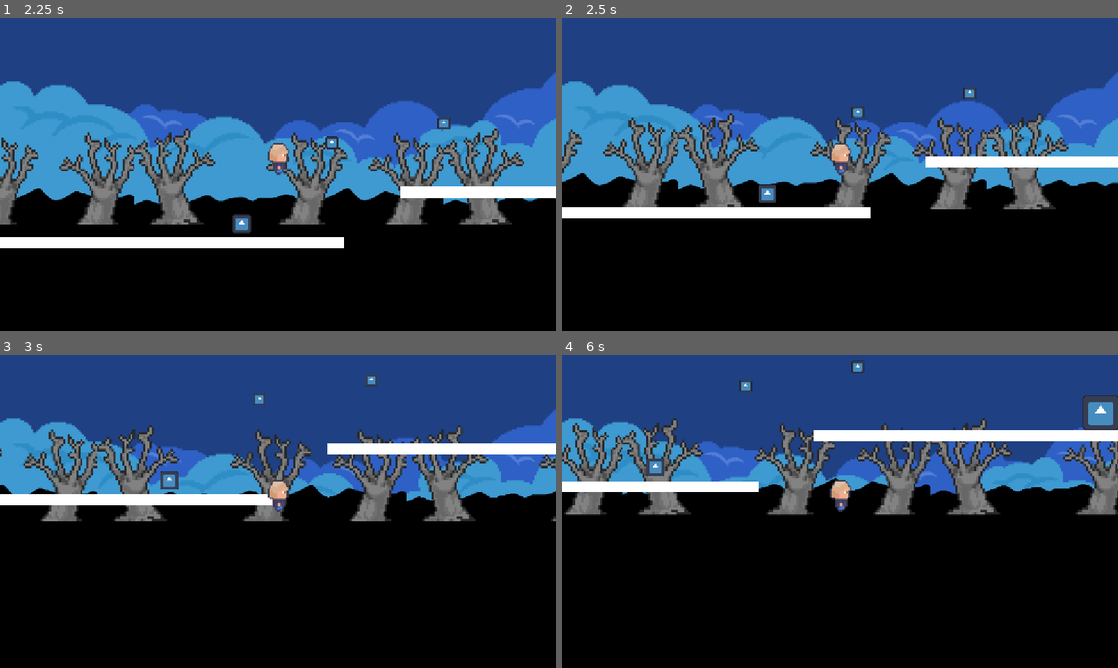
Above: before the commit, frames 1-4 (two rows, left to right).
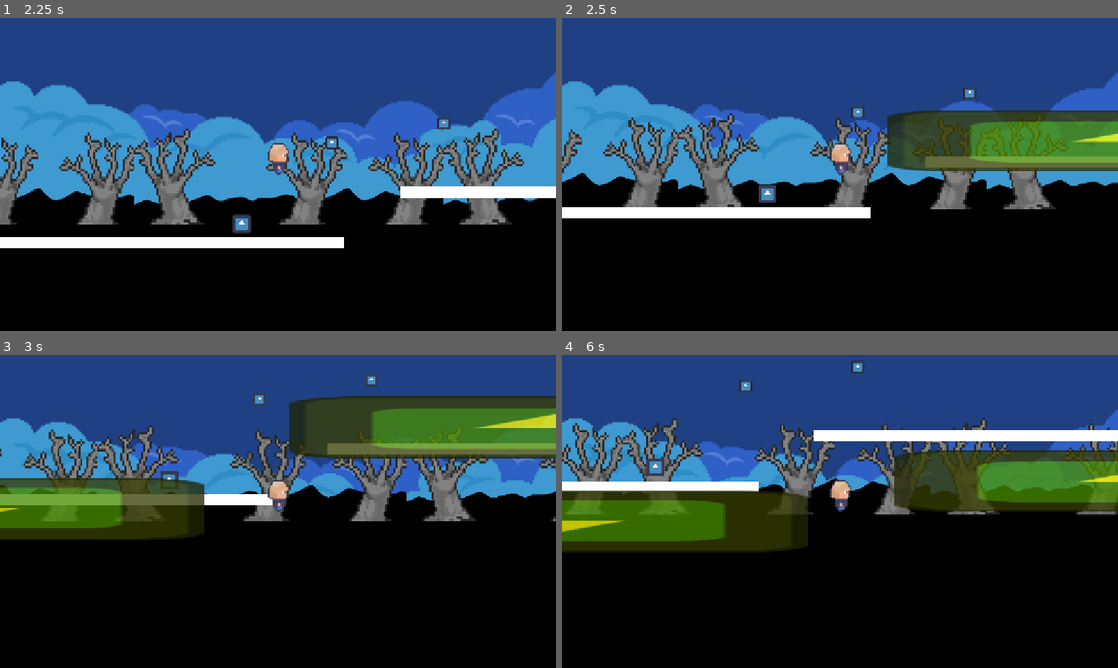
Above: after the commit, the same moments.

Repository: DeadElephant516/SakuraGrove
Game: Godot game, scene res://Scenes/main menu/main_menu.tscn
Two runs of this game, one before a commit and one after it. Both use one fixed random seed, a clock stepped at 60 frames per second and the inputs below. The engine's default icon, where the game draws it, is replaced by a stand-in: a white triangle on a blue panel in a dark square.
Inputs (mouse positions are in pixels of both pictures, inside the frame that each line leads up to):
- Up to frame 1 (2.25 s): click "Start game" at 0.5 s; move the mouse to (400, 158) at 1.27 s; hold Right mouse button (glide) 1.28-2.03 s; hold D (right) from 1.28 s (still down); tap Shift (dash) at 1.35 s; tap Space (jump) at 1.52, 1.82 s; move the mouse to (166, 190) at 2.02 s; right-click (166, 190) at 2.1 s
- Up to frame 2 (2.5 s): keep holding D (right); tap Space (jump) at 2.27 s; tap Q (sunlight_burst, bound only after the commit) at 2.3 s
- Up to frame 3 (3 s): tap Space (jump) at 2.57 s; move the mouse to (333, 442) at 2.77 s; release D (right) at 2.78 s; hold A (left) from 2.78 s (still down); tap Q (sunlight_burst, bound only after the commit) at 2.85 s
- Up to frame 4 (6 s): tap Space (jump) at 3.05, 3.6, 3.77, 4.07, 4.52, 4.82, 5.27, 5.57 s; move the mouse to (812, 574) at 3.52 s; release A (left) at 3.53 s; hold D (right) 3.53-5.03 s; tap Shift (dash) at 3.8, 4.35 s; move the mouse to (1006, 558) at 4.27 s; hold Right mouse button (glide) 4.28-5.03 s; move the mouse to (673, 464) at 5.02 s; hold A (left) 5.03-5.78 s; right-click (673, 464) at 5.1 s; tap Q (sunlight_burst, bound only after the commit) at 5.3, 5.85 s; move the mouse to (867, 511) at 5.77 s; hold D (right) from 5.78 s (still down)

Frame 1 is identical in both runs. In frame 2, 7.9% of the frame differs, in the area x 58-100%, y 29-49%; in frame 3, 17%; in frame 4, 17%, in the area x 0-100%, y 12-64%.

Commit message:
i fixed enemy ai kinda
also i made some type of lighting beem nmothign special i am gona to optimized it and make it better after playing some forntite :sob:

Diff:
--- a/Scenes/PlayerScene/player.gd
+++ b/Scenes/PlayerScene/player.gd
@@ -101,13 +101,17 @@
 	# 5. Reset jump counter when grounded
 	reset_jumps()
 
-	# 6. Update current FSM state (checks transitions & actions)
+	# 6. Check for sunlight burst input
+	if Input.is_action_just_pressed("sunlight_burst"):
+		use_sunlight_burst()
+
+	# 7. Update current FSM state (checks transitions & actions)
 	update_states(delta)
 
-	# 7. Move the character according to velocity
+	# 8. Move the character according to velocity
 	move_and_slide()
 
-	# 8. Check for enemy collisions after movement
+	# 9. Check for enemy collisions after movement
 	check_enemy_collision()
 
 # ------------------------------------------------------------------------------
@@ -407,6 +411,20 @@
 		tween.tween_property(sprite, "modulate", Color.WHITE, 0.125)
 
 # ------------------------------------------------------------------------------
+# Sunlight Burst
+# ------------------------------------------------------------------------------
+
+func use_sunlight_burst():
+	"""
+	Activates the sunlight burst beam attack.
+	Creates a beam that shoots in the direction the player is facing.
+	"""
+	var beam = preload("res://Scenes/sunlight beem/sunlight_burst.tscn").instantiate()
+	beam.global_position = global_position
+	beam.rotation = deg_to_rad(180) if direction.x < 0 else 0
+	get_tree().current_scene.add_child(beam)
+
+# ------------------------------------------------------------------------------
 # Initialization
 # ------------------------------------------------------------------------------
 
--- a/Scenes/PlayerScene/player.tscn
+++ b/Scenes/PlayerScene/player.tscn
@@ -9,6 +9,8 @@
 
 [node name="Player" type="CharacterBody2D" groups=["player"]]
 script = ExtResource("1_44xdq")
+dash_cooldown = null
+invincible_duration = null
 
 [node name="Sprite2D" type="Sprite2D" parent="."]
 position = Vector2(-23, -69)
--- a/Scenes/TestScene/test_scene.tscn
+++ b/Scenes/TestScene/test_scene.tscn
@@ -88,6 +88,8 @@
 
 [node name="Player" parent="." instance=ExtResource("1_fyvjo")]
 position = Vector2(122, 634)
+dash_cooldown = null
+invincible_duration = null
 
 [node name="Borders" type="Node2D" parent="."]
 
--- a/Scenes/loms enemies/enemy.gd
+++ b/Scenes/loms enemies/enemy.gd
@@ -1,239 +1,395 @@
 extends CharacterBody2D
+
 class_name Enemy
 
-# Movement settings
-@export var patrol_speed: float = 50.0
-@export var chase_speed: float = 100.0
-@export var patrol_distance: float = 150.0
-@export var detection_radius: float = 200.0  # Increased detection radius
-@export var chase_threshold: float = 50.0    # Distance to start chasing
-@export var attack_range: float = 30.0       # Distance to perform attacks
-@export var jump_force: float = 300.0
-@export var stun_time: float = 1.0
-
-# Combat settings
-@export var attack_cooldown: float = 1.0
-@export var damage: int = 1
+# ------------------------------------------------------------------------------
+# Enemy AI with Finite State Machine (FSM)
+#
+# States:
+#  - IDLE     : Standing still, looking for player
+#  - PATROL   : Moving back and forth on platform
+#  - CHASE    : Following the player
+#  - ATTACK   : Close to player, attacking
+#  - STUNNED  : Temporarily disabled after taking damage
+# ------------------------------------------------------------------------------
+
+# -- Basic Properties --
 @export var health: int = 3
-
-# Physics
+@export var max_health: int = 3
+@export var patrol_speed: float = 30.0
+@export var chase_speed: float = 80.0
+@export var attack_speed: float = 40.0
+
+# -- AI Behavior --
+@export var detection_range: float = 150.0
+@export var attack_range: float = 40.0
+@export var patrol_distance: float = 100.0
+@export var chase_time_limit: float = 5.0  # Stop chasing after this time
+
+# -- Finite State Machine --
+enum State { IDLE, PATROL, CHASE, ATTACK, STUNNED }
+var current_state: State = State.IDLE
+var state_timer: float = 0.0
+
+# -- Movement --
+var direction: int = 1  # 1 = right, -1 = left
+var patrol_origin: Vector2
+var patrol_left_bound: float
+var patrol_right_bound: float
+
+# -- Player Reference --
+var player: Player = null
+var last_player_position: Vector2
+var chase_timer: float = 0.0
+
+# -- Attack --
+var attack_cooldown: float = 0.0
+@export var attack_cooldown_time: float = 1.5
+@export var attack_damage: int = 1
+
+# -- Stun --
+var stun_timer: float = 0.0
+@export var stun_duration: float = 1.0
+
+# -- Gravity --
 const GRAVITY: float = 980.0
-const MAX_FALL_SPEED: float = 500.0
-
-# AI State
-enum AIState { IDLE, PATROL_RIGHT, PATROL_LEFT, CHASE, ATTACK, RETREAT, STUNNED, SEARCH }
-var current_state: AIState = AIState.IDLE
-var state_timer: float = 0.0
-var attack_timer: float = 0.0
-var last_seen_position: Vector2 = Vector2.ZERO
-var search_time: float = 3.0
-var search_radius: float = 100.0
-
-# References
-@onready var sprite = $Sprite2D
-@onready var vision_area = $VisionArea
-@onready var floor_detector = $FloorDetector
-@onready var wall_detector = $WallDetector
-
-# Variables
-var spawn_position: Vector2
-var player: Node2D = null
-var player_in_vision: bool = false
-var facing_right: bool = true
-var patrol_target: Vector2
-var can_attack: bool = true
-var search_direction: int = 1
-
-# Debug
-@export var debug_enabled: bool = true
+
+# -- Visual Feedback --
+var sprite: Sprite2D
+var original_color: Color
+
+# ------------------------------------------------------------------------------
+# Godot Lifecycle
+# ------------------------------------------------------------------------------
 
 func _ready():
-	spawn_position = global_position
-	patrol_target = spawn_position + Vector2(patrol_distance, 0)
-
-	if vision_area:
-		vision_area.body_entered.connect(_on_vision_area_entered)
-		vision_area.body_exited.connect(_on_vision_area_exited)
-	else:
-		print("VisionArea node missing!")
-
-	var players = get_tree().get_nodes_in_group("players")
+	add_to_group("enemies")
+
+	# Set up patrol bounds
+	patrol_origin = global_position
+	patrol_left_bound = patrol_origin.x - patrol_distance
+	patrol_right_bound = patrol_origin.x + patrol_distance
+
+	# Get sprite for visual feedback
+	sprite = get_node("Sprite2D") if has_node("Sprite2D") else null
+	if sprite:
+		original_color = sprite.modulate
+
+	# Find player
+	find_player()
+
+	# Start in PATROL state
+	change_state(State.PATROL)
+
+func _physics_process(delta: float):
+	# Update timers
+	state_timer += delta
+	attack_cooldown = max(attack_cooldown - delta, 0.0)
+
+	# Apply gravity
+	if not is_on_floor():
+		velocity.y += GRAVITY * delta
+
+	# Update AI state
+	update_states(delta)
+
+	# Move the enemy
+	move_and_slide()
+
+	# Handle edge detection for patrol
+	handle_edges()
+
+# ------------------------------------------------------------------------------
+# FSM Core Logic
+# ------------------------------------------------------------------------------
+
+func change_state(new_state: State) -> void:
+	"""
+	Changes to a new state and handles entry logic.
+	"""
+	if current_state == new_state:
+		return
+
+	# Exit current state
+	exit_state(current_state)
+
+	# Enter new state
+	current_state = new_state
+	state_timer = 0.0
+	enter_state(new_state)
+
+	print("Enemy State: ", State.keys()[current_state])
+
+func enter_state(state: State) -> void:
+	"""
+	Handles one-time logic when entering a state.
+	"""
+	match state:
+		State.IDLE:
+			velocity.x = 0
+
+		State.PATROL:
+			# Choose random direction if at origin
+			if abs(global_position.x - patrol_origin.x) < 10:
+				direction = 1 if randf() > 0.5 else -1
+
+		State.CHASE:
+			chase_timer = chase_time_limit
+			if sprite:
+				sprite.modulate = Color.ORANGE  # Visual indicator
+
+		State.ATTACK:
+			velocity.x = 0
+			if sprite:
+				sprite.modulate = Color.RED  # Visual indicator
+
+		State.STUNNED:
+			velocity.x = 0
+			stun_timer = stun_duration
+			if sprite:
+				sprite.modulate = Color.BLUE  # Visual indicator
+
+func exit_state(state: State) -> void:
+	"""
+	Handles cleanup when leaving a state.
+	"""
+	match state:
+		State.CHASE, State.ATTACK, State.STUNNED:
+			if sprite:
+				sprite.modulate = original_color
+
+func update_states(delta: float) -> void:
+	"""
+	Updates the current state and handles transitions.
+	"""
+	match current_state:
+		State.IDLE:
+			update_idle_state(delta)
+
+		State.PATROL:
+			update_patrol_state(delta)
+
+		State.CHASE:
+			update_chase_state(delta)
+
+		State.ATTACK:
+			update_attack_state(delta)
+
+		State.STUNNED:
+			update_stunned_state(delta)
+
+func update_idle_state(delta: float) -> void:
+	"""
+	IDLE: Look for player, transition to patrol after delay.
+	"""
+	velocity.x = 0
+
+	# Look for player
+	if can_see_player():
+		change_state(State.CHASE)
+		return
+
+	# After 2 seconds, start patrolling
+	if state_timer > 2.0:
+		change_state(State.PATROL)
+
+func update_patrol_state(delta: float) -> void:
+	"""
+	PATROL: Move back and forth, look for player.
+	"""
+	# Move in current direction
+	velocity.x = patrol_speed * direction
+
+	# Check if we've reached patrol bounds
+	if global_position.x <= patrol_left_bound and direction == -1:
+		direction = 1
+	elif global_position.x >= patrol_right_bound and direction == 1:
+		direction = -1
+
+	# Look for player
+	if can_see_player():
+		change_state(State.CHASE)
+
+func update_chase_state(delta: float) -> void:
+	"""
+	CHASE: Follow the player aggressively.
+	"""
+	chase_timer -= delta
+
+	# Stop chasing if timer runs out
+	if chase_timer <= 0.0:
+		change_state(State.PATROL)
+		return
+
+	# Stop chasing if player is too far
+	if not can_see_player():
+		change_state(State.PATROL)
+		return
+
+	# Move towards player
+	if player:
+		var distance_to_player = global_position.distance_to(player.global_position)
+
+		# Switch to attack if close enough
+		if distance_to_player <= attack_range:
+			change_state(State.ATTACK)
+			return
+
+		# Move towards player
+		var direction_to_player = sign(player.global_position.x - global_position.x)
+		velocity.x = chase_speed * direction_to_player
+
+		# Update facing direction
+		direction = int(direction_to_player)
+
+func update_attack_state(delta: float) -> void:
+	"""
+	ATTACK: Attack the player when in range.
+	"""
+	velocity.x = 0
+
+	if not player:
+		change_state(State.PATROL)
+		return
+
+	var distance_to_player = global_position.distance_to(player.global_position)
+
+	# If player moved away, chase them
+	if distance_to_player > attack_range:
+		change_state(State.CHASE)
+		return
+
+	# Attack if cooldown is ready
+	if attack_cooldown <= 0.0:
+		perform_attack()
+		attack_cooldown = attack_cooldown_time
+
+func update_stunned_state(delta: float) -> void:
+	"""
+	STUNNED: Temporarily disabled, can't move or attack.
+	"""
+	velocity.x = 0
+	stun_timer -= delta
+
+	if stun_timer <= 0.0:
+		change_state(State.IDLE)
+
+# ------------------------------------------------------------------------------
+# AI Helper Functions
+# ------------------------------------------------------------------------------
+
+func find_player() -> void:
+	"""
+	Finds the player node in the scene.
+	"""
+	var players = get_tree().get_nodes_in_group("player")
 	if players.size() > 0:
 		player = players[0]
-	else:
-		print("No player in 'players' group!")
-
-	change_state(AIState.PATROL_RIGHT)
-
-func _physics_process(delta):
-	apply_gravity(delta)
-	update_ai(delta)
-	update_facing_direction()
-	move_and_slide()
-
-	# Update attack cooldown
-	if attack_timer > 0:
-		attack_timer -= delta
-	else:
-		can_attack = true
-
-func apply_gravity(delta):
-	if not is_on_floor():
-		velocity.y = min(velocity.y + GRAVITY * delta, MAX_FALL_SPEED)
-	else:
-		velocity.y = 0
-
-func update_ai(delta):
-	var distance_to_player = INF
-	if player:
-		distance_to_player = global_position.distance_to(player.global_position)
-
-	match current_state:
-		AIState.IDLE:
-			handle_idle(distance_to_player)
-		AIState.PATROL_RIGHT:
-			handle_patrol_right(distance_to_player)
-		AIState.PATROL_LEFT:
-			handle_patrol_left(distance_to_player)
-		AIState.CHASE:
-			handle_chase(distance_to_player)
-		AIState.ATTACK:
-			handle_attack()
-		AIState.RETREAT:
-			handle_retreat()
-		AIState.STUNNED:
-			handle_stunned()
-		AIState.SEARCH:
-			handle_search(delta)
-
-func handle_idle(distance: float):
-	velocity.x = 0
-	if player_in_vision and distance < detection_radius:
-		last_seen_position = player.global_position
-		change_state(AIState.CHASE)
-	elif state_timer > 2.0:
-		change_state(AIState.PATROL_RIGHT)
-
-func handle_patrol_right(distance: float):
-	if player_in_vision and distance < detection_radius:
-		last_seen_position = player.global_position
-		change_state(AIState.CHASE)
-		return
-
-	velocity.x = patrol_speed
-	if global_position.x >= spawn_position.x + patrol_distance:
-		change_state(AIState.PATROL_LEFT)
-
-	if wall_detector and wall_detector.is_colliding() and is_on_floor():
-		velocity.y = -jump_force
-
-func handle_patrol_left(distance: float):
-	if player_in_vision and distance < detection_radius:
-		last_seen_position = player.global_position
-		change_state(AIState.CHASE)
-		return
-
-	velocity.x = -patrol_speed
-	if global_position.x <= spawn_position.x - patrol_distance:
-		change_state(AIState.PATROL_RIGHT)
-
-	if wall_detector and wall_detector.is_colliding() and is_on_floor():
-		velocity.y = -jump_force
-
-func handle_chase(distance: float):
+
+func can_see_player() -> bool:
+	"""
+	Returns true if player is within detection range.
+	"""
 	if not player:
-		change_state(AIState.PATROL_RIGHT)
-		return
-
-	if not player_in_vision:
-		last_seen_position = player.global_position
-		change_state(AIState.SEARCH)
-		return
-
-	if distance < attack_range and can_attack:
-		change_state(AIState.ATTACK)
-		return
-
-	if distance > detection_radius * 1.5:
-		change_state(AIState.RETREAT)
-		return
-
-	var direction = (player.global_position - global_position).normalized()
-	velocity.x = direction.x * chase_speed
-
-	if is_on_floor():
-		if player.global_position.y < global_position.y - 20 or (wall_detector and wall_detector.is_colliding()):
-			velocity.y = -jump_force
-
-func handle_attack():
-	velocity.x = 0
-	if can_attack:
-		perform_attack()
-		can_attack = false
-		attack_timer = attack_cooldown
-		change_state(AIState.CHASE)
-
-func handle_retreat():
-	var direction = (spawn_position - global_position).normalized()
-	velocity.x = direction.x * patrol_speed
-	if global_position.distance_to(spawn_position) < 20:
-		change_state(AIState.IDLE)
-
-func handle_stunned():
-	velocity.x = 0
-	if state_timer > stun_time:
-		change_state(AIState.IDLE)
-
-func handle_search(delta):
-	state_timer -= delta
-	velocity.x = search_direction * patrol_speed * 0.5
-	if state_timer <= 0:
-		search_direction *= -1
-		state_timer = search_time
-	if player_in_vision:
-		change_state(AIState.CHASE)
-	elif global_position.distance_to(last_seen_position) > search_radius:
-		change_state(AIState.RETREAT)
-
-func perform_attack():
-	if debug_enabled:
-		print("Enemy attacking!")
-	# Implement actual attack logic here
-
-func change_state(new_state: AIState):
-	if current_state != new_state:
-		if debug_enabled:
-			print("State change:", AIState.keys()[current_state], "->", AIState.keys()[new_state])
-		current_state = new_state
-		state_timer = 0
-
-func update_facing_direction():
-	if velocity.x > 0 and not facing_right:
-		sprite.flip_h = false
-		facing_right = true
-	elif velocity.x < 0 and facing_right:
-		sprite.flip_h = true
-		facing_right = false
-
-func _on_vision_area_entered(body):
-	if body.is_in_group("players"):
-		player = body
-		player_in_vision = true
-		if debug_enabled:
-			print("Player entered vision")
-
-func _on_vision_area_exited(body):
-	if body == player:
-		player_in_vision = false
-		if debug_enabled:
-			print("Player exited vision")
-
-func take_damage(amount: int, knockback: Vector2):
-	health -= amount
-	velocity += knockback
-	change_state(AIState.STUNNED)
+		return false
+
+	var distance = global_position.distance_to(player.global_position)
+	return distance <= detection_range
+
+func perform_attack() -> void:
+	"""
+	Performs an attack on the player.
+	"""
+	if not player:
+		return
+
+	print("Enemy attacks player!")
+
+	# Here you can add attack logic:
+	# - Deal damage to player
+	# - Apply knockback
+	# - Play attack animation/sound
+	# - Create attack effects
+
+	# Example: Apply knockback to player
+	var knockback_direction = sign(player.global_position.x - global_position.x)
+	if knockback_direction == 0:
+		knockback_direction = 1
+
+	# You would call a player method like:
+	# player.take_damage(attack_damage, Vector2(knockback_direction * 200, -100))
+
+func handle_edges() -> void:
+	"""
+	Prevents enemy from falling off edges during patrol.
+	"""
+	if current_state == State.PATROL:
+		# Check if we're about to fall off an edge
+		var space_state = get_world_2d().direct_space_state
+		var query = PhysicsRayQueryParameters2D.create(
+			global_position,
+			global_position + Vector2(direction * 40, 50)
+		)
+		var result = space_state.intersect_ray(query)
+
+		# If no ground ahead, turn around
+		if result.is_empty():
+			direction = -direction
+
+# ------------------------------------------------------------------------------
+# Damage System
+# ------------------------------------------------------------------------------
+
+func take_damage(damage: int, knockback: Vector2 = Vector2.ZERO) -> void:
+	"""
+	Called when enemy takes damage from player attacks.
+	"""
+	if current_state == State.STUNNED:
+		return  # Can't take damage while stunned
+
+	health -= damage
+	print("Enemy took ", damage, " damage! Health: ", health)
+
+	# Apply knockback
+	if knockback != Vector2.ZERO:
+		velocity += knockback
+
+	# Visual feedback
+	flash_damage()
+
+	# Stun the enemy briefly
+	change_state(State.STUNNED)
+
+	# Die if health reaches 0
 	if health <= 0:
-		queue_free()
+		die()
+
+func flash_damage() -> void:
+	"""
+	Creates a brief flash effect when taking damage.
+	"""
+	if sprite:
+		var tween = create_tween()
+		tween.tween_property(sprite, "modulate", Color.WHITE, 0.1)
+		tween.tween_property(sprite, "modulate", original_color, 0.1)
+
+func die() -> void:
+	"""
+	Handles enemy death.
+	"""
+	print("Enemy died!")
+
+	# Add death effects here:
+	# - Play death animation
+	# - Spawn particles
+	# - Play death sound
+	# - Give player points/experience
+	# - Drop items
+
+	queue_free()
 
 func can_be_jumped_on() -> bool:
-	return true
+	"""
+	Returns true if player can jump on this enemy.
+	"""
+	return current_state != State.STUNNED
--- a/Scenes/loms enemies/enemy.tscn
+++ b/Scenes/loms enemies/enemy.tscn
@@ -11,8 +11,6 @@
 
 [node name="Enemy" type="CharacterBody2D"]
 script = ExtResource("1_2jynd")
-patrol_speed = 200.0
-chase_speed = 300.0
 
 [node name="Sprite2D" type="Sprite2D" parent="."]
 position = Vector2(433.5, 322.5)
--- /dev/null
+++ b/Scenes/sunlight beem/sunlight_burst.tscn
@@ -0,0 +1,27 @@
+[gd_scene load_steps=4 format=3 uid="uid://bgcx4f4yjkgft"]
+
+[ext_resource type="Script" uid="uid://762ubf833tq8" path="res://sunlight_burst.gd" id="1_u3wqq"]
+[ext_resource type="Texture2D" uid="uid://btxtih47bxifc" path="res://icon.svg" id="2_d18yg"]
+
+[sub_resource type="RectangleShape2D" id="RectangleShape2D_grpgk"]
+size = Vector2(1097, 121)
+
+[node name="SunlightBurst" type="Node2D"]
+script = ExtResource("1_u3wqq")
+
+[node name="Area2D" type="Area2D" parent="."]
+
+[node name="CollisionShape2D" type="CollisionShape2D" parent="Area2D"]
+position = Vector2(704, -20)
+shape = SubResource("RectangleShape2D_grpgk")
+
+[node name="Sprite2D" type="Sprite2D" parent="."]
+modulate = Color(1, 1, 0, 0.764706)
+position = Vector2(705, -19)
+scale = Vector2(8.64063, 1)
+texture = ExtResource("2_d18yg")
+
+[node name="Timer" type="Timer" parent="."]
+wait_time = 0.4
+one_shot = true
+autostart = true
--- a/project.godot
+++ b/project.godot
@@ -62,6 +62,11 @@
 "events": [Object(InputEventKey,"resource_local_to_scene":false,"resource_name":"","device":-1,"window_id":0,"alt_press …(195 unchanged characters)…
 ]
 }
+sunlight_burst={
+"deadzone": 0.2,
+"events": [Object(InputEventKey,"resource_local_to_scene":false,"resource_name":"","device":-1,"window_id":0,"alt_pressed":false,"shift_pressed":false,"ctrl_pressed":false,"meta_pressed":false,"pressed":false,"keycode":0,"physical_keycode":81,"key_label":0,"unicode":113,"location":0,"echo":false,"script":null)
+]
+}
 
 [layer_names]
 
--- /dev/null
+++ b/sunlight_burst.gd
@@ -0,0 +1,29 @@
+extends Node2D
+
+@export var duration := 0.4
+@export var lifetime: float = 1.0  # Beam lasts 1 seconds
+
+func _ready():
+	$Timer.wait_time = duration
+	$Timer.start()
+	$Area2D.body_entered.connect(_on_body_entered)
+
+	# Create a timer to destroy the beam
+	var lifetime_timer = Timer.new()
+	lifetime_timer.wait_time = lifetime
+	lifetime_timer.one_shot = true
+	lifetime_timer.timeout.connect(_on_lifetime_timeout)
+	add_child(lifetime_timer)
+	lifetime_timer.start()
+
+func _on_body_entered(body):
+	if body.has_method("purify"):
+		body.purify()
+	elif body.has_method("take_damage"):
+		body.take_damage(9999)  # Or apply any effect
+
+func _on_Timer_timeout():
+	queue_free()
+
+func _on_lifetime_timeout():
+	queue_free()  # Destroy the beam after lifetime expires
Not shown, added: sunlight_burst.gd.uid
